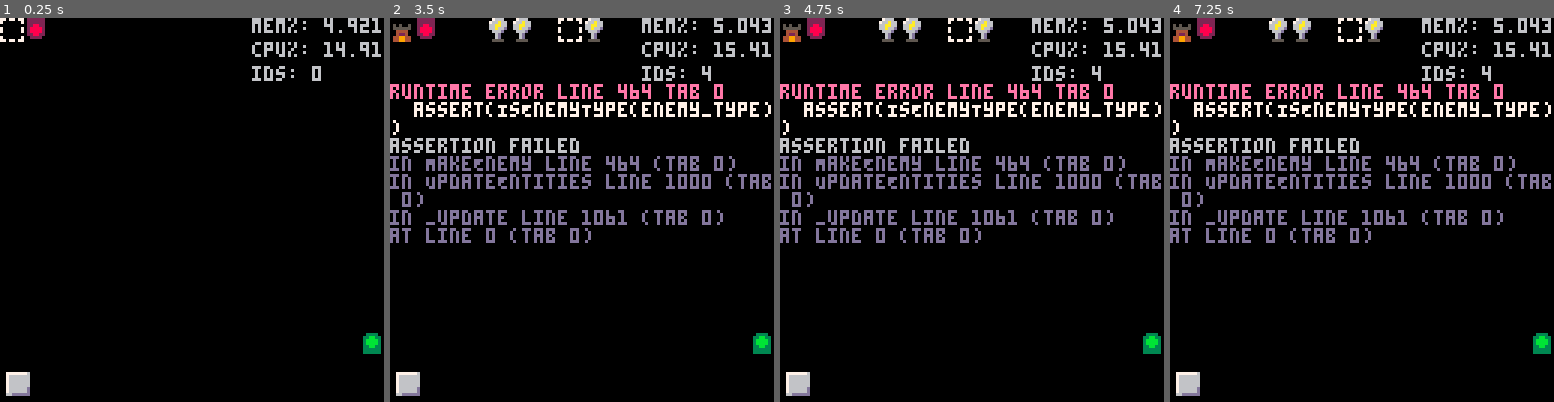
Above: before the commit, frames 1-4 (left to right).
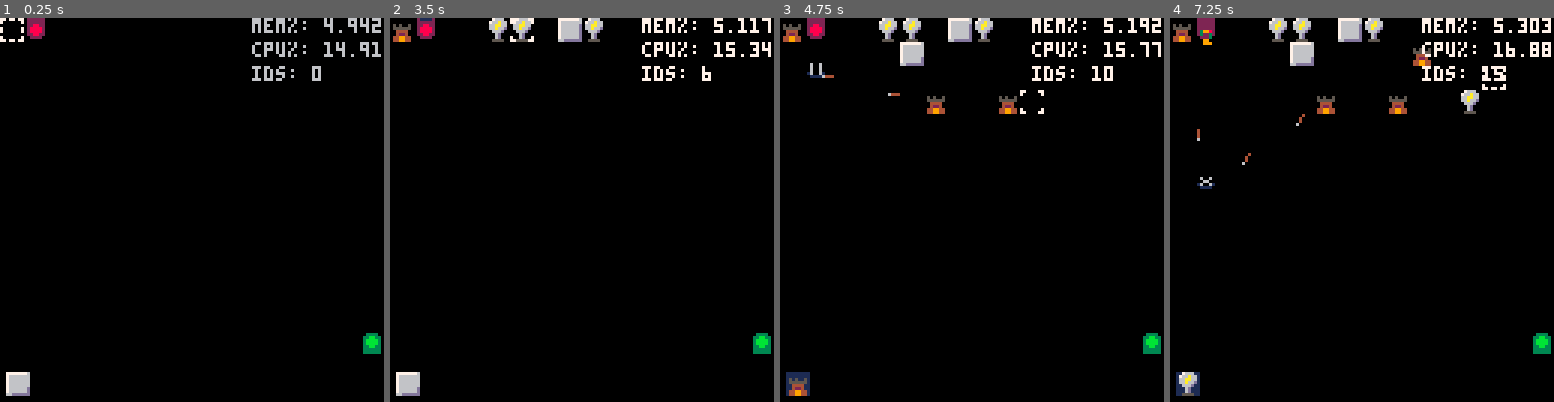
Above: after the commit, the same moments.

Repository: ClaytonKnittel/pico8-test
Game: PICO-8 cartridge clatt.p8
Same seed, same stepped clock (60 frames per second), same inputs: the game is played once before the commit and once after it.
Inputs:
- Up to frame 1 (0.25 s): no input
- Up to frame 2 (3.5 s): tap X (X key) at 0.33, 1.07, 1.85, 2.97 s; tap O (Z key) at 0.7, 1.7, 2.1, 2.5, 2.9, 3.3 s; hold Right 1.6-2.1 s; hold Up 2.15-2.42 s; hold Right 2.47-3.03 s; hold Left from 3.08 s (still down)
- Up to frame 3 (4.75 s): release Left at 3.58 s; hold Down 3.63-3.97 s; tap O (Z key) at 3.7, 4.1, 4.5 s; hold Right 4.02-4.68 s; tap X (X key) at 4.08 s; hold Up from 4.73 s (still down)
- Up to frame 4 (7.25 s): tap O (Z key) every 0.4 s from 4.9 to 6.9 s; release Up at 5.03 s; hold Left 5.08-5.68 s; tap X (X key) at 5.2, 6.32 s; hold Down 5.73-6.03 s; hold Right 6.08-6.58 s; hold Right 6.63-7.13 s; hold Up from 7.18 s (still down)

The runs differ from the first frame. In frame 1, less than 0.1% of the frame differs, in the area x 93-100%, y 0-4%; in frame 2, 11%; in frame 3, 12%; in frame 4, 12%, in the area x 0-100%, y 0-99%.
Error before the commit: runtime error line 464 tab 0; assert(IsEnemyType(enemy_type)); assertion failed

Commit message:
add wizard enemies

Diff:
--- a/clatt.p8
+++ b/clatt.p8
@@ -408,10 +408,6 @@
   end
 
   return enemy_hold_map
-end
-
-function IsEnemyType(type_id)
-  return type_id == TypeId.JELLYFISH or type_id == TypeId.WIZARD
 end
 
 ENEMY_SPRITE_ANIMATION_MAP = {
@@ -461,6 +457,10 @@
   }
 }
 
+function IsEnemyType(type_id)
+  return ENEMY_SPRITE_ANIMATION_MAP[type_id] ~= nil
+end
+
 function MakeEnemy(enemy_type)
   local enemy = {}
 
@@ -518,8 +518,8 @@
   end
 
   function enemy.draw()
-    local frame_parity = (time / 4) % 2
-    local animation_offset = 4 * direction + 2 * frame_parity
+    local frame_parity = flr(time / 4) % 2
+    local animation_offset = 1 + 4 * direction + 2 * frame_parity
     local enemy_animation_map = ENEMY_SPRITE_ANIMATION_MAP[enemy_type]
     local id = enemy_animation_map[animation_offset]
     local flips = enemy_animation_map[animation_offset + 1]
@@ -531,7 +531,7 @@
   end
 
   function enemy.type_id()
-    return TypeId.JELLYFISH
+    return enemy_type
   end
 
   function enemy.pos()
@@ -1000,7 +1000,13 @@
   entity_map.update()
 
   if time % 100 == 99 then
-    entity_map.spawn(MakeEnemy())
+    local enemy_id
+    if flr(time / 100) % 2 == 0 then
+      enemy_id = TypeId.JELLYFISH
+    else
+      enemy_id = TypeId.WIZARD
+    end
+    entity_map.spawn(MakeEnemy(enemy_id))
   end
 end
 
@@ -1092,13 +1098,13 @@
 00000000000000000000010000000100000000000000000000000000000000000000000000000000000000000000000000000000000000000000000000000000
 00000000000000000000000000000000000000000000000000000000000000000000000000000000000000000000000000000000000000000000000000000000
 00000000000000000000000000000000000000000000000000000000000000000000000000000000000000000000000000000000000000000000000000000000
-00000000000000000000000000000000000000000000000000000000000000000000000000000000000000000000000000000000000000000000000000000000
-00000000000000000000000000000000000000000000000000000000000000000000000000000000000000000000000000000000000000000000000000000000
-00000000000000000000000000000000000000000000000000000000000000000000000000000000000000000000000000000000000000000000000000000000
-00000000000000000000000000000000000000000000000000000000000000000000000000000000000000000000000000000000000000000000000000000000
-00000000000000000000000000000000000000000000000000000000000000000000000000000000000000000000000000000000000000000000000000000000
-00000000000000000000000000000000000000000000000000000000000000000000000000000000000000000000000000000000000000000000000000000000
-00000000000000000000000000000000000000000000000000000000000000000000000000000000000000000000000000000000000000000000000000000000
+00022000000220000002200000000000000000000000000000000000000000000000000000000000000000000000000000000000000000000000000000000000
+00222200002222000022220000000000000000000000000000000000000000000000000000000000000000000000000000000000000000000000000000000000
+00399000000990000009900000000000000000000000000000000000000000000000000000000000000000000000000000000000000000000000000000000000
+00322300003223000032230000000000000000000000000000000000000000000000000000000000000000000000000000000000000000000000000000000000
+00022300000223000032230000000000000000000000000000000000000000000000000000000000000000000000000000000000000000000000000000000000
+00099000000990000009900000000000000000000000000000000000000000000000000000000000000000000000000000000000000000000000000000000000
+00099900000990000009990000000000000000000000000000000000000000000000000000000000000000000000000000000000000000000000000000000000
 00000000000000000000000000000000000000000000000000000000000000000000000000000000000000000000000000000000000000000000000000000000
 00000000000000000000000000000000000000000000000000000000000000000000000000000000000000000000000000000000000000000000000000000000
 00000000000000000000000000000000000000000000000000000000000000000000000000000000000000000000000000000000000000000000000000000000
